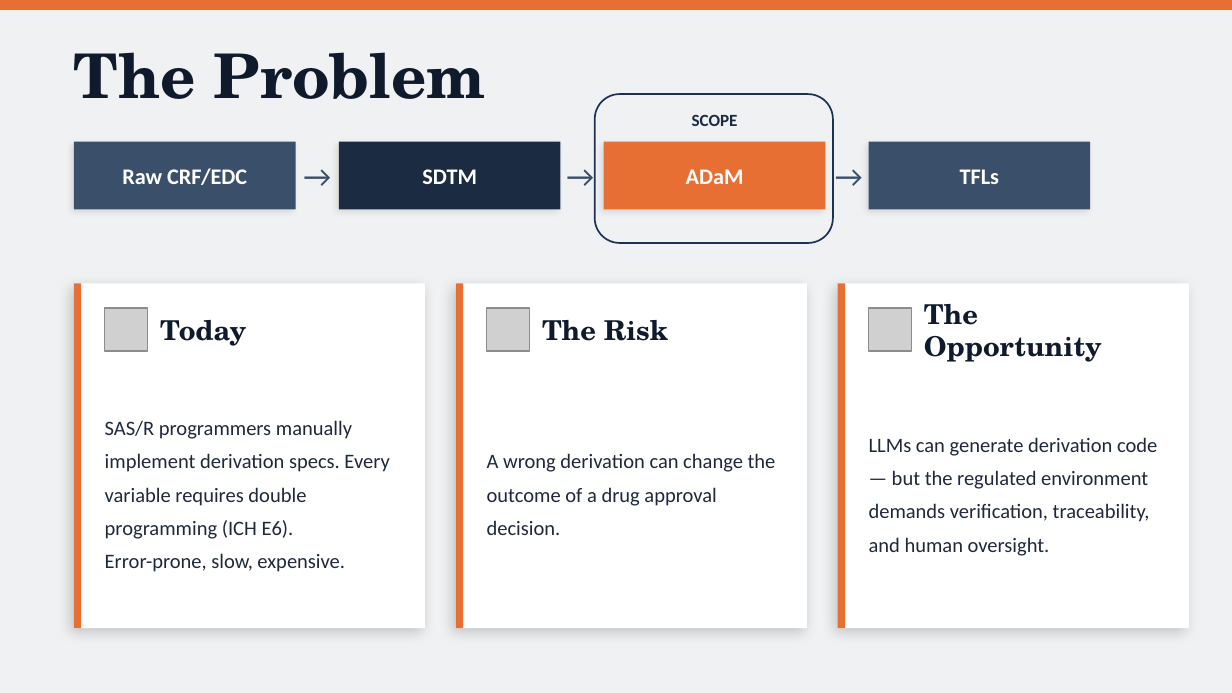
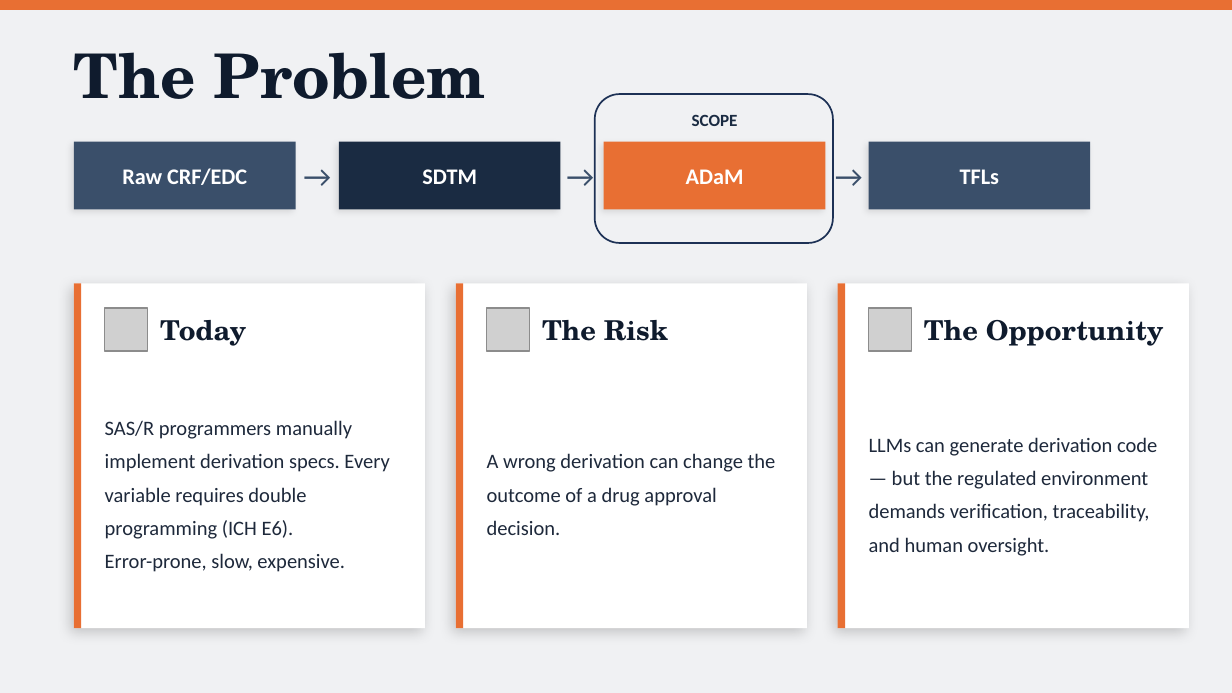
Before and after one commit to matt-grain/pharma-derive, a slide deck: slide 2 of presentation/CDDE_Presentation.pptx. Drawn at 1232x693 pixels with LibreOffice and Linux fonts; fonts in the diff are those of the drawing; grey boxes stand for pictures. Boxes give left, top, right and bottom in pixels: in the first picture for what was removed or moved away, otherwise in the second. Text is boxed around its words. In the diff, an @@ line names an element or a change of style, - is before the commit and + after.

```diff
--- a/presentation/CDDE_Presentation.pptx
+++ b/presentation/CDDE_Presentation.pptx
@@ text "The Opportunity" rewrapped from (924,304,1102,362) to (924,320,1164,346) @@
```
Also in this commit, not shown: 12 other slides changed, 1 slide added, 1 other file.
